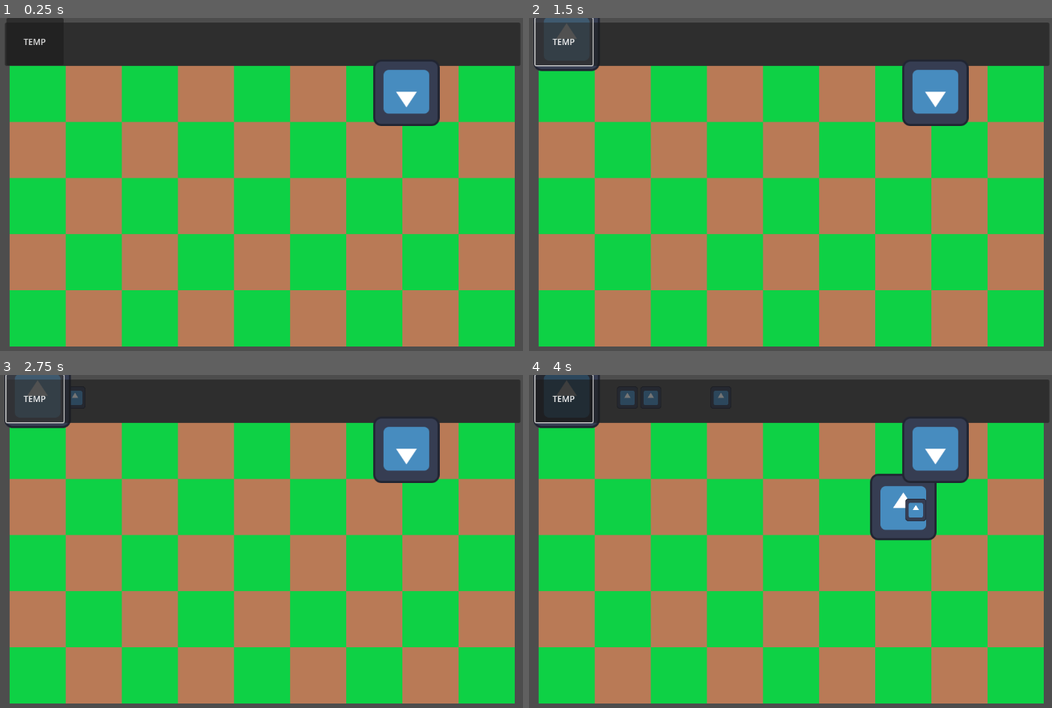
Above: before the commit, frames 1-4 (two rows, left to right).
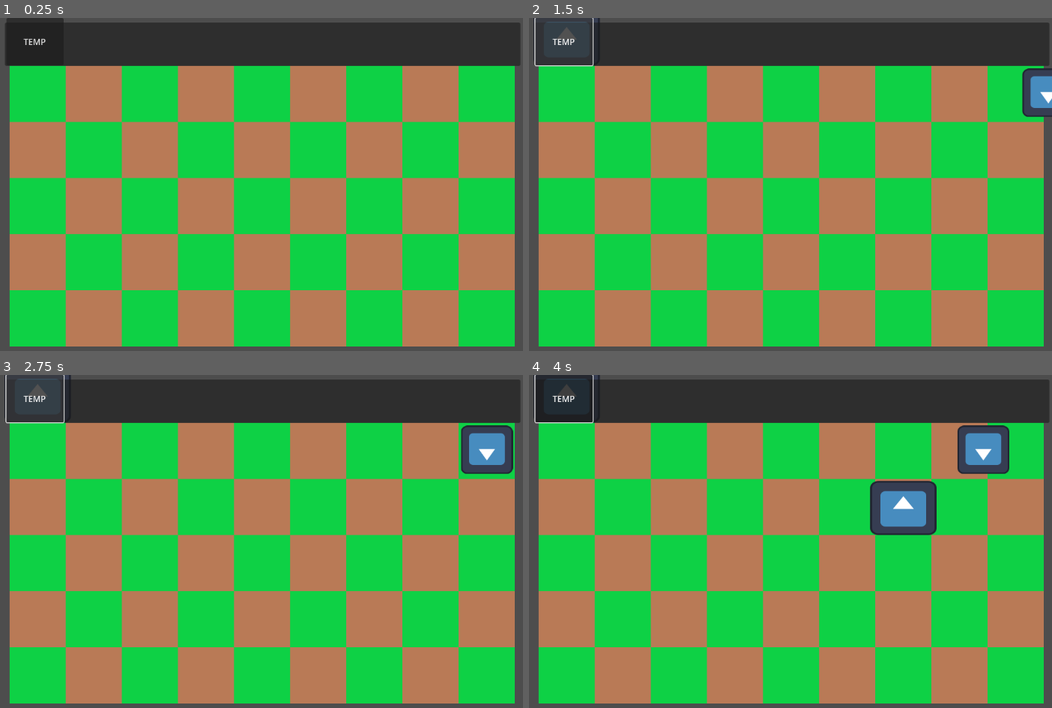
Above: after the commit, the same moments.

Repository: irule4567/RogueDefense
Game: Godot game, scene res://testing.tscn
Two runs of this game, one before a commit and one after it. Both use one fixed random seed, a clock stepped at 60 frames per second and the inputs below. The engine's default icon, where the game draws it, is replaced by a stand-in: a white triangle on a blue panel in a dark square.
Inputs (mouse positions are in pixels of both pictures, inside the frame that each line leads up to):
- Up to frame 1 (0.25 s): no input
- Up to frame 2 (1.5 s): click "TEMP" at 0.5 s; click "TEMP" at 1.25 s
- Up to frame 3 (2.75 s): click "TEMP" at 2 s
- Up to frame 4 (4 s): move the mouse to (884, 528) at 2.77 s; press the mouse at (884, 528) at 2.78 s; move the mouse to (633, 561) at 3.52 s; release the mouse at (633, 561) at 3.53 s; click (633, 561) at 3.6 s

The runs differ from the first frame. In frame 1, 2.4% of the frame differs, in the area x 71-85%, y 13-33%; in frame 2, 3.5%; in frame 3, 4.3%; in frame 4, 4.9%, in the area x 0-92%, y 0-50%.

Commit message:
Added enemy movement and projectiles
Added spawning of enemy, enemy movement, and towers detecting and firing at enemies. Currently in a very placeholder conceptual stage, as I have still yet to figure out how to despawn the enemy and haven't set the projectile to despawn upon hitting an enemy.

Diff:
--- /dev/null
+++ b/Rouge Defense/Enemies/Test_Enemy.gd
@@ -0,0 +1,25 @@
+extends Area2D
+
+var self_properties = EnemyProperties.enemy_data.get("Test_enemy")
+# Called when the node enters the scene tree for the first time.
+func _ready():
+	pass
+
+
+
+# Called every frame. 'delta' is the elapsed time since the previous frame.
+func _process(delta):
+	if self_properties["health"] <= 0:
+		die()
+
+
+func _on_area_entered(area):
+	for i in TowerProperties.tower_data:
+		#print(TowerProperties.tower_data[i]["attack_name"])
+		#print(area.name)
+		if area.name.find(TowerProperties.tower_data[i]["attack_name"]) != -1: # Enemy is hit by a shot
+			self_properties["health"] = self_properties["health"] - TowerProperties.tower_data[i]["damage"]
+			#print("enemy takes damage")
+
+func die():
+	free()
--- /dev/null
+++ b/Rouge Defense/Enemies/Test_Enemy.tscn
@@ -0,0 +1,23 @@
+[gd_scene load_steps=5 format=3 uid="uid://dnl3yy0n6ugpv"]
+
+[ext_resource type="Script" path="res://Enemies/Test_enemy.gd" id="1_3kclb"]
+[ext_resource type="Texture2D" uid="uid://cdh804vgjp2jd" path="res://icon.svg" id="1_dobua"]
+[ext_resource type="Script" path="res://Enemies/Test_Enemy_movement.gd" id="1_n6fqx"]
+
+[sub_resource type="RectangleShape2D" id="RectangleShape2D_nve4r"]
+size = Vector2(98, 94)
+
+[node name="Test_enemy_path" type="PathFollow2D"]
+script = ExtResource("1_n6fqx")
+
+[node name="Test_enemy" type="Area2D" parent="."]
+script = ExtResource("1_3kclb")
+
+[node name="CollisionShape2D" type="CollisionShape2D" parent="Test_enemy"]
+shape = SubResource("RectangleShape2D_nve4r")
+
+[node name="Sprite2D" type="Sprite2D" parent="Test_enemy"]
+scale = Vector2(0.78125, 0.726563)
+texture = ExtResource("1_dobua")
+
+[connection signal="area_entered" from="Test_enemy" to="Test_enemy" method="_on_area_entered"]
--- /dev/null
+++ b/Rouge Defense/Enemies/Test_Enemy_movement.gd
@@ -0,0 +1,10 @@
+extends PathFollow2D
+
+var self_properties = EnemyProperties.enemy_data.get("Test_enemy")
+
+func _physics_process(delta):
+	move(delta)
+
+func move(delta):
+	set_progress(get_progress() + delta * self_properties["speed"])
+	#print(get_progress())
--- a/Rouge Defense/MainGrid.gd
+++ b/Rouge Defense/MainGrid.gd
@@ -27,7 +27,7 @@
 
 	if Input.is_action_pressed("Click") && building == true:
 		#print("Place tower ", Selected_tower, " at position", Dic[str(tile)])
-		var new_tower = load("res://Test_Tower.tscn").instantiate()
+		var new_tower = load("res://Towers/" + Selected_tower + ".tscn").instantiate()
 		new_tower.position = tile*Vector2i(108,108)+Vector2i(54,54)
 		building = false
 		get_node("Towers").add_child(new_tower, true)
@@ -35,5 +35,5 @@
 
 
 func _on_tower_button_pressed():
-	Selected_tower = "res://Test_Tower.tscn"
+	Selected_tower = "Test_Tower"
 	building = true
--- a/Rouge Defense/Test_Enemy.tscn
+++ /dev/null
@@ -1,17 +0,0 @@
-[gd_scene load_steps=3 format=3 uid="uid://dnl3yy0n6ugpv"]
-
-[ext_resource type="Texture2D" uid="uid://cdh804vgjp2jd" path="res://icon.svg" id="1_dobua"]
-
-[sub_resource type="RectangleShape2D" id="RectangleShape2D_nve4r"]
-size = Vector2(125, 125)
-
-[node name="Node2D" type="PathFollow2D"]
-
-[node name="Area2D" type="Area2D" parent="."]
-
-[node name="CollisionShape2D" type="CollisionShape2D" parent="Area2D"]
-position = Vector2(-0.5, -0.5)
-shape = SubResource("RectangleShape2D_nve4r")
-
-[node name="Sprite2D" type="Sprite2D" parent="Area2D"]
-texture = ExtResource("1_dobua")
--- a/Rouge Defense/Test_Tower.gd
+++ /dev/null
@@ -1,32 +0,0 @@
-extends Area2D
-
-var enemyInRange
-var shotReady
-
-# Called when the node enters the scene tree for the first time.
-func _ready():
-	enemyInRange = false
-
-
-# Called every frame. 'delta' is the elapsed time since the previous frame.
-func _process(delta):
-	if enemyInRange == true && shotReady == true:
-		print("Shot fired")
-		var shot = load("res://Test_tower_shot.tscn").instantiate()
-		shot.position = $Sprite2D/ShotPosition.position
-		shotReady = false
-		get_node("Shots").add_child(shot, true)
-
-
-func _on_aggro_range_area_entered(area):
-	print("Aggro range entered")
-	enemyInRange = true
-
-
-func _on_aggro_range_area_exited(area):
-	print("Aggro range exited")
-	enemyInRange = false
-
-
-func _on_shot_timer_timeout():
-	shotReady = true
--- a/Rouge Defense/Test_tower_shot.tscn
+++ b/Rouge Defense/Tower_shots/Test_tower_shot.tscn
@@ -1,18 +1,18 @@
 [gd_scene load_steps=4 format=3 uid="uid://5bjvkj6fwywx"]
 
-[ext_resource type="Script" path="res://Test_tower_shot.gd" id="1_6s0vh"]
-[ext_resource type="Texture2D" uid="uid://cdh804vgjp2jd" path="res://icon.svg" id="1_a10lp"]
+[ext_resource type="Script" path="res://Tower_shots/Test_tower_shot.gd" id="1_454kf"]
+[ext_resource type="Texture2D" uid="uid://cdh804vgjp2jd" path="res://icon.svg" id="2_ri4ok"]
 
 [sub_resource type="RectangleShape2D" id="RectangleShape2D_y4per"]
 size = Vector2(34, 36)
 
-[node name="Node2D" type="Area2D"]
-script = ExtResource("1_6s0vh")
+[node name="Test_tower_shot" type="Area2D"]
+script = ExtResource("1_454kf")
 
 [node name="Sprite2D" type="Sprite2D" parent="."]
 position = Vector2(-6, 5.5)
 scale = Vector2(0.3125, 0.335938)
-texture = ExtResource("1_a10lp")
+texture = ExtResource("2_ri4ok")
 
 [node name="CollisionShape2D" type="CollisionShape2D" parent="."]
 position = Vector2(-6, 6)
--- /dev/null
+++ b/Rouge Defense/Towers/Test_Tower.gd
@@ -0,0 +1,35 @@
+extends Area2D
+
+var enemiesInRange
+var shotReady
+
+# Called when the node enters the scene tree for the first time.
+func _ready():
+	enemiesInRange = 0
+
+
+# Called every frame. 'delta' is the elapsed time since the previous frame.
+func _process(delta):
+	if enemiesInRange >= 1 && shotReady == true:
+		#print("Shot fired")
+		var shot = load("res://Tower_shots/Test_tower_shot.tscn").instantiate()
+		shot.position = $Sprite2D/ShotPosition.position
+		shotReady = false
+		get_node("Shots").add_child(shot, true)
+
+
+func _on_aggro_range_area_entered(area):
+	#print("Aggro range entered")
+	#print(area.name)
+	if(EnemyProperties.enemy_data.has(area.name) == true): # The area that entered is an enemy
+		enemiesInRange = enemiesInRange + 1
+
+
+func _on_aggro_range_area_exited(area):
+	#print("Aggro range exited")
+	if(EnemyProperties.enemy_data.has(area.name) == true): # The area that entered is an enemy
+		enemiesInRange = enemiesInRange - 1
+
+
+func _on_shot_timer_timeout():
+	shotReady = true
--- a/Rouge Defense/Test_Tower.tscn
+++ b/Rouge Defense/Towers/Test_Tower.tscn
@@ -1,30 +1,32 @@
 [gd_scene load_steps=5 format=3 uid="uid://cw2xtiw1miap6"]
 
-[ext_resource type="Script" path="res://Test_Tower.gd" id="1_mm1kt"]
-[ext_resource type="Texture2D" uid="uid://cdh804vgjp2jd" path="res://icon.svg" id="2_cyu45"]
+[ext_resource type="Script" path="res://Towers/Test_Tower.gd" id="1_mnc3f"]
+[ext_resource type="Texture2D" uid="uid://cdh804vgjp2jd" path="res://icon.svg" id="2_ops4x"]
 
 [sub_resource type="RectangleShape2D" id="RectangleShape2D_4fudr"]
-size = Vector2(131, 122)
+size = Vector2(131, 96)
 
 [sub_resource type="RectangleShape2D" id="RectangleShape2D_bnhwo"]
-size = Vector2(1161, 118.5)
+size = Vector2(836, 100)
 
 [node name="Test_Tower" type="Area2D"]
-script = ExtResource("1_mm1kt")
+script = ExtResource("1_mnc3f")
 
 [node name="CollisionShape2D" type="CollisionShape2D" parent="."]
-position = Vector2(0.5, -3)
+position = Vector2(0.5, 0)
 shape = SubResource("RectangleShape2D_4fudr")
 
 [node name="Sprite2D" type="Sprite2D" parent="."]
-texture = ExtResource("2_cyu45")
+position = Vector2(0, 2)
+scale = Vector2(1, 0.8125)
+texture = ExtResource("2_ops4x")
 
 [node name="ShotPosition" type="Node2D" parent="Sprite2D"]
 
 [node name="Aggro Range" type="Area2D" parent="."]
 
 [node name="CollisionShape2D" type="CollisionShape2D" parent="Aggro Range"]
-position = Vector2(568.5, -1.25)
+position = Vector2(498, -2)
 shape = SubResource("RectangleShape2D_bnhwo")
 
 [node name="Shot timer" type="Timer" parent="."]
--- /dev/null
+++ b/Rouge Defense/enemy_properties.gd
@@ -0,0 +1,16 @@
+extends Node
+
+var enemy_data = {"Test_enemy": {
+	"health" : 10,
+	"speed" : 50,
+	"weight" : 1
+}}
+
+# Called when the node enters the scene tree for the first time.
+func _ready():
+	pass # Replace with function body.
+
+
+# Called every frame. 'delta' is the elapsed time since the previous frame.
+func _process(delta):
+	pass
--- a/Rouge Defense/project.godot
+++ b/Rouge Defense/project.godot
@@ -15,6 +15,11 @@
 config/features=PackedStringArray("4.2", "Forward Plus")
 config/icon="res://icon.svg"
 
+[autoload]
+
+EnemyProperties="*res://enemy_properties.gd"
+TowerProperties="*res://tower_properties.gd"
+
 [input]
 
 Click={
--- /dev/null
+++ b/Rouge Defense/testing.gd
@@ -0,0 +1,12 @@
+extends Node2D
+
+
+# Called when the node enters the scene tree for the first time.
+func _ready():
+	var enemy = load("res://Enemies/Test_Enemy.tscn").instantiate()
+	get_node("Lane1path").add_child(enemy, true)
+
+
+# Called every frame. 'delta' is the elapsed time since the previous frame.
+func _process(delta):
+	pass
--- a/Rouge Defense/testing.tscn
+++ b/Rouge Defense/testing.tscn
@@ -1,9 +1,9 @@
 [gd_scene load_steps=9 format=3 uid="uid://h1jrfc40y2b8"]
 
 [ext_resource type="Texture2D" uid="uid://cj8ivpf3e30re" path="res://Assets/Green_Tile.png" id="1_flg64"]
+[ext_resource type="Script" path="res://testing.gd" id="1_jtmp6"]
 [ext_resource type="Texture2D" uid="uid://vadgd1lyvnhr" path="res://Assets/Brown_Tile.png" id="2_spw6n"]
 [ext_resource type="Script" path="res://MainGrid.gd" id="2_w0saf"]
-[ext_resource type="PackedScene" uid="uid://dnl3yy0n6ugpv" path="res://Test_Enemy.tscn" id="5_cgs8h"]
 
 [sub_resource type="TileSetAtlasSource" id="TileSetAtlasSource_0ymea"]
 texture = ExtResource("1_flg64")
@@ -85,6 +85,7 @@
 point_count = 2
 
 [node name="Testing" type="Node2D"]
+script = ExtResource("1_jtmp6")
 
 [node name="MainGrid" type="TileMap" parent="."]
 tile_set = SubResource("TileSet_pe342")
@@ -117,9 +118,4 @@
 [node name="Lane1path" type="Path2D" parent="."]
 curve = SubResource("Curve2D_n0c6g")
 
-[node name="Node2D" parent="Lane1path" instance=ExtResource("5_cgs8h")]
-position = Vector2(763.7, 52)
-rotation = 3.14159
-progress = 292.301
-
 [connection signal="pressed" from="PanelContainer/TestTower/Tower_Button" to="MainGrid" method="_on_tower_button_pressed"]
--- /dev/null
+++ b/Rouge Defense/tower_properties.gd
@@ -0,0 +1,20 @@
+extends Node
+
+var tower_data = {"Test_Tower": {
+	"damage": 1,
+	"health": 300,
+	"ROF": 1,
+	"cost": 100,
+	"attack_name": "Test_tower_shot"
+}}
+# Holds data for each tower
+# Note: Naming scheme for shots is towername_shot
+
+# Called when the node enters the scene tree for the first time.
+func _ready():
+	pass # Replace with function body.
+
+
+# Called every frame. 'delta' is the elapsed time since the previous frame.
+func _process(delta):
+	pass
Renamed: Rouge Defense/Test_tower_shot.gd -> Rouge Defense/Tower_shots/Test_tower_shot.gd
Not shown, changed: Rouge Defense/Self-Organization/General plan.docx
